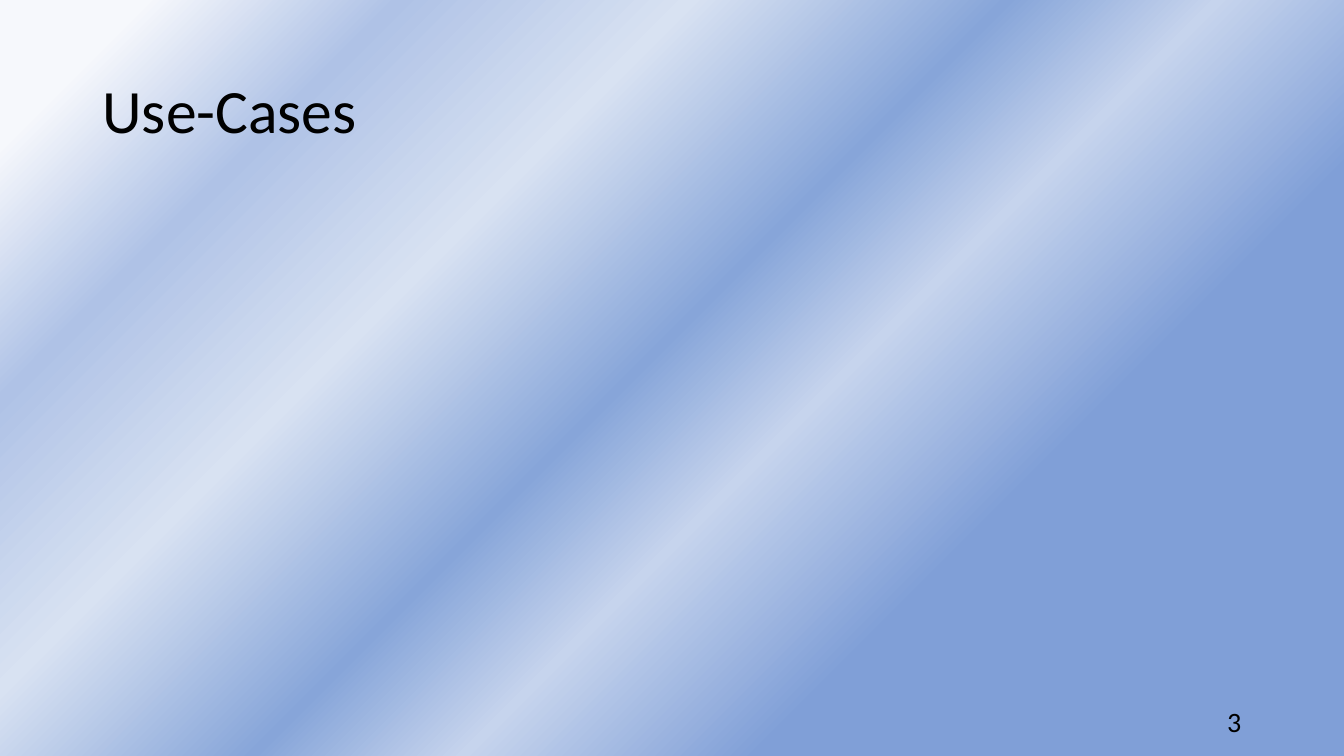
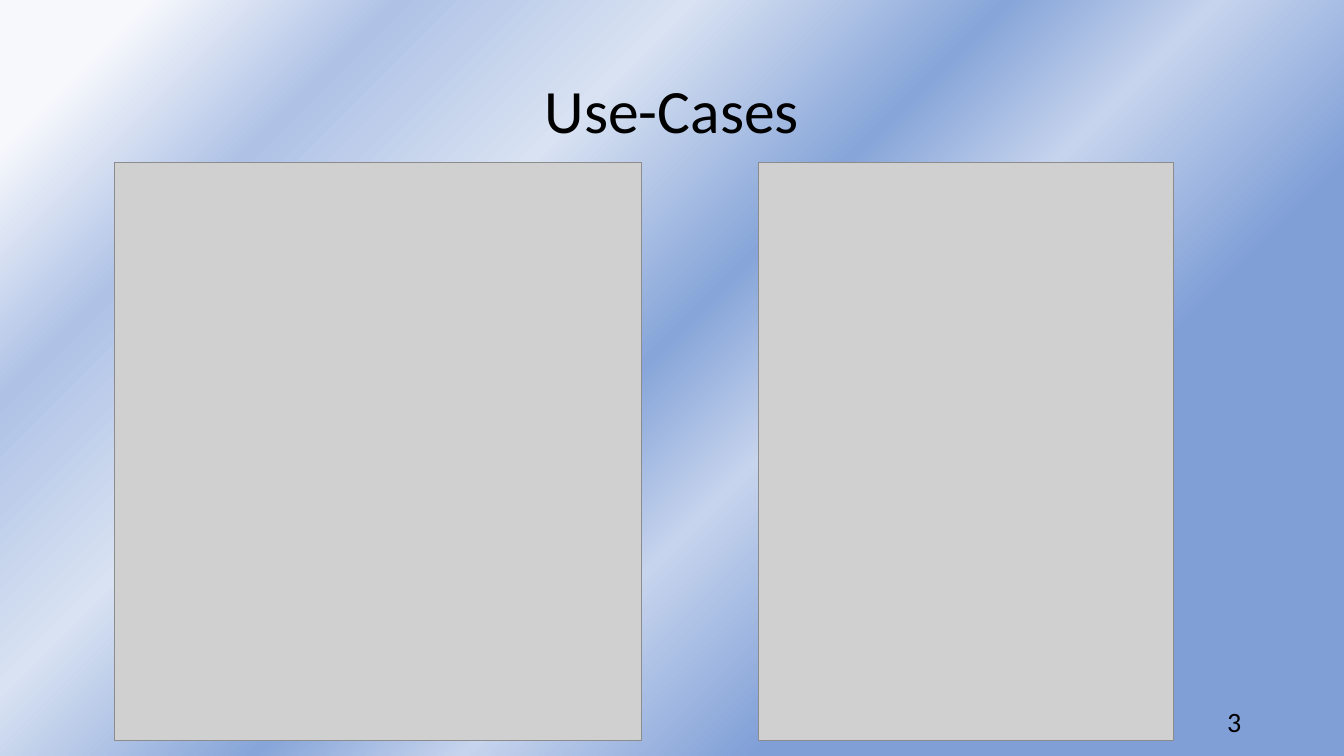
Before and after one commit to sebastiankoch10/EPWS2223HausenKochZimmer, a slide deck: slide 3 of Audits/EPWS2223HausenKochZimmer Audit 3.pptx. Drawn at 1344x756 pixels with LibreOffice and Linux fonts; fonts in the diff are those of the drawing; grey boxes stand for pictures. Boxes give left, top, right and bottom in pixels: in the first picture for what was removed or moved away, otherwise in the second. Text is boxed around its words. In the diff, an @@ line names an element or a change of style, - is before the commit and + after.

Commit message:
add UseCases

```diff
--- a/Audits/EPWS2223HausenKochZimmer Audit 3.pptx
+++ b/Audits/EPWS2223HausenKochZimmer Audit 3.pptx
@@ title "Use-Cases" at <box>545,93,799,134</box>: alignment left to centre @@
@@ picture added at <box>115,162,641,741</box> @@
@@ picture added at <box>758,162,1174,741</box> @@
```
Also in this commit, not shown: 1 other slide changed.
